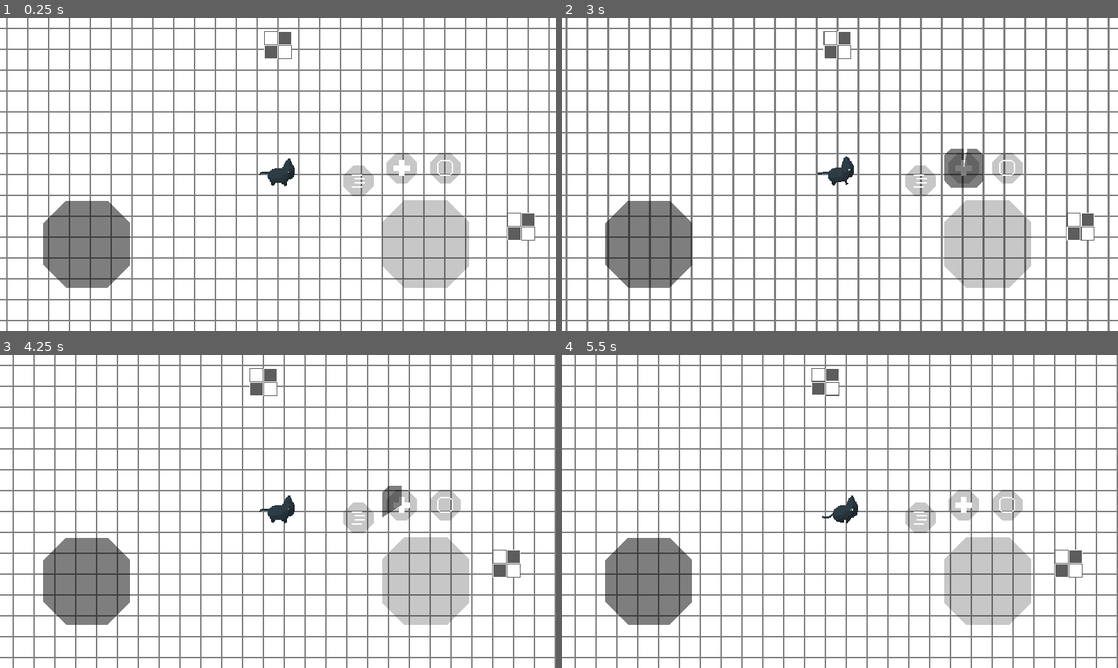
Above: before the commit, frames 1-4 (two rows, left to right).
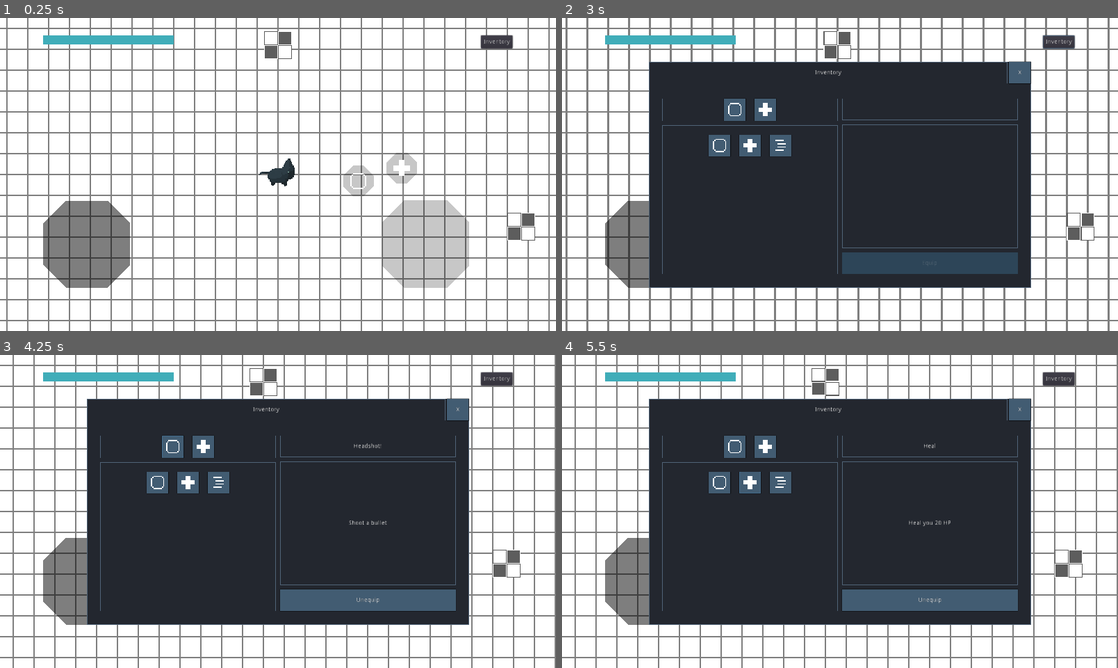
Above: after the commit, the same moments.

Repository: deerformera/neruka
Game: Godot game, scene res://worlds/world.tscn
Same seed, same stepped clock (60 frames per second), same inputs: the game is played once before the commit and once after it.
Inputs (mouse positions are in pixels of both pictures, inside the frame that each line leads up to):
- Up to frame 1 (0.25 s): no input
- Up to frame 2 (3 s): click (1056, 43) at 0.5 s, where only the run after the commit has a clickable "Inventory"; click (1017, 74) at 1.25 s, where only the run after the commit has a clickable "X"; click (650, 243) at 2 s; tap Enter at 2.75 s; move the mouse to (962, 158) at 2.77 s; hold D (n_right) from 2.78 s (still down); hold Space (n_attack) from 2.78 s (still down); click (962, 158) at 2.92 s
- Up to frame 3 (4.25 s): release D (n_right) at 3.5 s; release Space (n_attack) at 3.5 s; click (172, 445) at 3.52 s
- Up to frame 4 (5.5 s): click (767, 445) at 4.27 s; click (751, 483) at 5.02 s

The runs differ from the first frame. In frame 1, 1.4% of the frame differs, in the area x 7-93%, y 5-55%; in frame 2, 50%; in frame 3, 50%; in frame 4, 50%, in the area x 7-93%, y 5-87%.

Commit message:
inventory system

Diff:
--- a/assets/scenes/forge_item.tscn
+++ /dev/null
@@ -1,24 +0,0 @@
-[gd_scene format=2]
-
-[node name="Item" type="Button"]
-margin_right = 12.0
-margin_bottom = 20.0
-rect_min_size = Vector2( 64, 64 )
-
-[node name="VB" type="VBoxContainer" parent="."]
-anchor_right = 1.0
-anchor_bottom = 1.0
-custom_constants/separation = 0
-
-[node name="TextureRect" type="TextureRect" parent="VB"]
-margin_right = 64.0
-margin_bottom = 48.0
-rect_min_size = Vector2( 48, 48 )
-
-[node name="Label" type="Label" parent="VB"]
-margin_top = 48.0
-margin_right = 64.0
-margin_bottom = 62.0
-text = "null"
-align = 1
-valign = 1
--- a/characters/cat/abilities.gd
+++ b/characters/cat/abilities.gd
@@ -5,7 +5,7 @@
     abilities_changed()
 
 func abilities_changed():
-    for i in get_children(): i.queue_free()
+    for i in get_children(): i.free()
 
     var abilities = Utils.get_abilities_nodes()
     for i in abilities.size():
--- /dev/null
+++ b/characters/cat/ability_button.tscn
@@ -0,0 +1,43 @@
+[gd_scene load_steps=4 format=2]
+
+[ext_resource path="res://proto/proto-panel.tres" type="StyleBox" id=1]
+[ext_resource path="res://proto/proto-cooldown.png" type="Texture" id=2]
+
+[sub_resource type="RectangleShape2D" id=1]
+extents = Vector2( 45, 45 )
+
+[node name="AbilityButton" type="Panel"]
+margin_top = 30.0
+margin_right = 90.0
+margin_bottom = 120.0
+rect_min_size = Vector2( 90, 90 )
+size_flags_horizontal = 0
+size_flags_vertical = 8
+custom_styles/panel = ExtResource( 1 )
+
+[node name="Touch" type="TouchScreenButton" parent="."]
+shape = SubResource( 1 )
+shape_visible = false
+
+[node name="M" type="MarginContainer" parent="."]
+anchor_right = 1.0
+anchor_bottom = 1.0
+custom_constants/margin_right = 20
+custom_constants/margin_top = 20
+custom_constants/margin_left = 20
+custom_constants/margin_bottom = 20
+
+[node name="Rect" type="TextureRect" parent="M"]
+margin_left = 20.0
+margin_top = 20.0
+margin_right = 70.0
+margin_bottom = 70.0
+expand = true
+
+[node name="Prog" type="TextureProgress" parent="."]
+anchor_right = 1.0
+anchor_bottom = 1.0
+max_value = 10.0
+step = 0.1
+texture_progress = ExtResource( 2 )
+fill_mode = 5
--- a/characters/cat/cat.gd
+++ b/characters/cat/cat.gd
@@ -1,6 +1,7 @@
 extends Character
 
 signal attack
+signal health_changed
 
 var android = false
 
@@ -46,6 +47,7 @@
             if animnode == "normal" or animnode == "attack2": animstate.travel("attack1")
             if animnode == "attack1": animstate.travel("attack2")
 
+
 func attack():
     emit_signal("attack")
     yield(get_tree().create_timer(0.3), "timeout")
@@ -63,6 +65,8 @@
 
 func damaged(damage: int):
     self.health -= damage
+    animstate.travel("hurt")
+    emit_signal("health_changed")
     if self.health <= 0: print("die")
 
 func die(): pass
@@ -70,3 +74,4 @@
 func heal(val: int):
     var base = Utils.get_base()
     self.health = clamp(self.health + val, 0, base.health)
+    emit_signal("health_changed")
--- a/characters/cat/cat.tscn
+++ b/characters/cat/cat.tscn
@@ -1802,7 +1802,7 @@
 texture = ExtResource( 1 )
 hframes = 10
 vframes = 56
-frame = 249
+frame = 245
 
 [node name="DashSprite" type="Sprite" parent="."]
 visible = false
@@ -1900,5 +1900,4 @@
 script = ExtResource( 5 )
 
 [node name="HUD" parent="." instance=ExtResource( 6 )]
-process_priority = 1
 layer = 1
--- a/characters/cat/hud.gd
+++ b/characters/cat/hud.gd
@@ -3,17 +3,30 @@
 signal ability
 
 onready var cat = owner
+onready var joystick = $Margin/VBox/Bot/Joystick
 
-onready var joystick = $Margin/VBox/Bot/Joystick
+var inventory = preload("res://characters/cat/tabs/inventory.tscn")
+var item = preload("res://characters/cat/ability_button.tscn")
 
 var center: Vector2
 
 func _ready():
-    self.connect("ability", self, "ability")
+    Utils.connect("abilities_changed", self, "set_button")
+    $Margin/VBox/Top/Inventory.connect("pressed", self, "inventory")
+
     set_button()
+
+    var health = Utils.get_base().health
+    $Margin/VBox/Top/ProgressBar.max_value = health
+    $Margin/VBox/Top/ProgressBar.value = health
+
+    cat.connect("health_changed", self, "set_health")
 
 func _input(event):
     joystick(event)
+
+func inventory():
+    get_parent().add_child(inventory.instance())
 
 func joystick(event):
     if event is InputEventScreenDrag && joystick.pressed:
@@ -27,19 +40,20 @@
 
 func set_button():
     var abilities_button = $Margin/VBox/Bot/VBox/AbilitiesButtons
-    var nodes = Utils.get_abilities_nodes()
-
     for child in abilities_button.get_children(): child.hide()
 
     for i in Utils.current_abilities.size():
         var ability_button = abilities_button.get_child(i)
+
         ability_button.show()
-        (ability_button.get_node("M/Rect") as TextureRect).texture = load("res://assets/abilities/"+str(Utils.current_abilities[i])+".png")
-        $"../Abilities".get_child(i).connect("ability", self, "ability", [i])
+        ability_button.get_node("M/Rect").texture = load("res://assets/abilities/" + str(Utils.current_abilities[i]) + ".png")
         ability_button.get_node("Touch").action = "n_ability" + str(i)
+        $"../Abilities".get_child(i).connect("ability", self, "ability", [i, $"../Abilities".get_child(i).cooldown])
 
-func ability(index):
+func ability(index, time):
     var button = $Margin/VBox/Bot/VBox/AbilitiesButtons.get_child(index)
-    var ability = get_parent().get_node("Abilities").get_child(index)
     button.get_node("Prog").value = 10
-    create_tween().tween_property(button.get_node("Prog"), "value", 0.0, ability.cooldown_timer.wait_time)
+    create_tween().tween_property(button.get_node("Prog"), "value", 0.0, time)
+
+func set_health():
+    $Margin/VBox/Top/ProgressBar.value = get_parent().health
--- a/characters/cat/hud.tscn
+++ b/characters/cat/hud.tscn
@@ -1,16 +1,18 @@
 [gd_scene load_steps=9 format=2]
 
-[ext_resource path="res://proto/proto-panel.tres" type="StyleBox" id=1]
+[ext_resource path="res://characters/cat/ability_button.tscn" type="PackedScene" id=1]
 [ext_resource path="res://proto/proto-analog.png" type="Texture" id=2]
 [ext_resource path="res://characters/cat/hud.gd" type="Script" id=3]
-[ext_resource path="res://proto/proto-cooldown.png" type="Texture" id=4]
+
+[sub_resource type="StyleBoxFlat" id=6]
+bg_color = Color( 0.254902, 0.682353, 0.729412, 1 )
+
+[sub_resource type="StyleBoxFlat" id=7]
+bg_color = Color( 0.164706, 0.262745, 0.294118, 1 )
 
 [sub_resource type="StyleBoxTexture" id=3]
 texture = ExtResource( 2 )
 region_rect = Rect2( 0, 0, 144, 144 )
-
-[sub_resource type="RectangleShape2D" id=1]
-extents = Vector2( 45, 45 )
 
 [sub_resource type="StyleBoxFlat" id=4]
 bg_color = Color( 0, 0, 0, 0.215686 )
@@ -24,6 +26,7 @@
 extents = Vector2( 100, 100 )
 
 [node name="HUD" type="CanvasLayer"]
+process_priority = 1
 layer = 2
 script = ExtResource( 3 )
 
@@ -46,6 +49,25 @@
 margin_right = 1080.0
 margin_bottom = 50.0
 rect_min_size = Vector2( 0, 50 )
+
+[node name="ProgressBar" type="ProgressBar" parent="Margin/VBox/Top"]
+margin_right = 300.0
+margin_bottom = 20.0
+rect_min_size = Vector2( 300, 20 )
+custom_styles/fg = SubResource( 6 )
+custom_styles/bg = SubResource( 7 )
+max_value = 10.0
+value = 5.0
+percent_visible = false
+
+[node name="Inventory" type="Button" parent="Margin/VBox/Top"]
+margin_left = 1007.0
+margin_right = 1080.0
+margin_bottom = 30.0
+rect_min_size = Vector2( 50, 30 )
+size_flags_horizontal = 10
+size_flags_vertical = 0
+text = "Inventory"
 
 [node name="Bot" type="HBoxContainer" parent="Margin/VBox"]
 margin_top = 260.0
@@ -84,150 +106,25 @@
 mouse_filter = 2
 custom_constants/separation = 10
 
-[node name="Button0" type="Panel" parent="Margin/VBox/Bot/VBox/AbilitiesButtons"]
-margin_top = 30.0
-margin_right = 90.0
-margin_bottom = 120.0
-rect_min_size = Vector2( 90, 90 )
-size_flags_horizontal = 0
-size_flags_vertical = 8
-custom_styles/panel = ExtResource( 1 )
+[node name="Button0" parent="Margin/VBox/Bot/VBox/AbilitiesButtons" instance=ExtResource( 1 )]
 
-[node name="Touch" type="TouchScreenButton" parent="Margin/VBox/Bot/VBox/AbilitiesButtons/Button0"]
-shape = SubResource( 1 )
-shape_visible = false
-
-[node name="M" type="MarginContainer" parent="Margin/VBox/Bot/VBox/AbilitiesButtons/Button0"]
-anchor_right = 1.0
-anchor_bottom = 1.0
-custom_constants/margin_right = 20
-custom_constants/margin_top = 20
-custom_constants/margin_left = 20
-custom_constants/margin_bottom = 20
-
-[node name="Rect" type="TextureRect" parent="Margin/VBox/Bot/VBox/AbilitiesButtons/Button0/M"]
-margin_left = 20.0
-margin_top = 20.0
-margin_right = 70.0
-margin_bottom = 70.0
-expand = true
-
-[node name="Prog" type="TextureProgress" parent="Margin/VBox/Bot/VBox/AbilitiesButtons/Button0"]
-anchor_right = 1.0
-anchor_bottom = 1.0
-max_value = 10.0
-step = 0.1
-texture_progress = ExtResource( 4 )
-fill_mode = 5
-
-[node name="Button1" type="Panel" parent="Margin/VBox/Bot/VBox/AbilitiesButtons"]
+[node name="Button1" parent="Margin/VBox/Bot/VBox/AbilitiesButtons" instance=ExtResource( 1 )]
 margin_left = 100.0
+margin_top = 0.0
 margin_right = 190.0
 margin_bottom = 90.0
-rect_min_size = Vector2( 90, 90 )
-size_flags_horizontal = 0
 size_flags_vertical = 0
-custom_styles/panel = ExtResource( 1 )
 
-[node name="Touch" type="TouchScreenButton" parent="Margin/VBox/Bot/VBox/AbilitiesButtons/Button1"]
-shape = SubResource( 1 )
-shape_visible = false
-
-[node name="M" type="MarginContainer" parent="Margin/VBox/Bot/VBox/AbilitiesButtons/Button1"]
-anchor_right = 1.0
-anchor_bottom = 1.0
-custom_constants/margin_right = 20
-custom_constants/margin_top = 20
-custom_constants/margin_left = 20
-custom_constants/margin_bottom = 20
-
-[node name="Rect" type="TextureRect" parent="Margin/VBox/Bot/VBox/AbilitiesButtons/Button1/M"]
-margin_left = 20.0
-margin_top = 20.0
-margin_right = 70.0
-margin_bottom = 70.0
-expand = true
-
-[node name="Prog" type="TextureProgress" parent="Margin/VBox/Bot/VBox/AbilitiesButtons/Button1"]
-anchor_right = 1.0
-anchor_bottom = 1.0
-max_value = 10.0
-step = 0.1
-texture_progress = ExtResource( 4 )
-fill_mode = 5
-
-[node name="Button2" type="Panel" parent="Margin/VBox/Bot/VBox/AbilitiesButtons"]
+[node name="Button2" parent="Margin/VBox/Bot/VBox/AbilitiesButtons" instance=ExtResource( 1 )]
 margin_left = 200.0
+margin_top = 0.0
 margin_right = 290.0
 margin_bottom = 90.0
-rect_min_size = Vector2( 90, 90 )
-size_flags_horizontal = 0
 size_flags_vertical = 0
-custom_styles/panel = ExtResource( 1 )
 
-[node name="Touch" type="TouchScreenButton" parent="Margin/VBox/Bot/VBox/AbilitiesButtons/Button2"]
-shape = SubResource( 1 )
-shape_visible = false
-
-[node name="M" type="MarginContainer" parent="Margin/VBox/Bot/VBox/AbilitiesButtons/Button2"]
-anchor_right = 1.0
-anchor_bottom = 1.0
-custom_constants/margin_right = 20
-custom_constants/margin_top = 20
-custom_constants/margin_left = 20
-custom_constants/margin_bottom = 20
-
-[node name="Rect" type="TextureRect" parent="Margin/VBox/Bot/VBox/AbilitiesButtons/Button2/M"]
-margin_left = 20.0
-margin_top = 20.0
-margin_right = 70.0
-margin_bottom = 70.0
-expand = true
-
-[node name="Prog" type="TextureProgress" parent="Margin/VBox/Bot/VBox/AbilitiesButtons/Button2"]
-anchor_right = 1.0
-anchor_bottom = 1.0
-max_value = 10.0
-step = 0.1
-texture_progress = ExtResource( 4 )
-fill_mode = 5
-
-[node name="Button3" type="Panel" parent="Margin/VBox/Bot/VBox/AbilitiesButtons"]
+[node name="Button3" parent="Margin/VBox/Bot/VBox/AbilitiesButtons" instance=ExtResource( 1 )]
 margin_left = 300.0
-margin_top = 30.0
 margin_right = 390.0
-margin_bottom = 120.0
-rect_min_size = Vector2( 90, 90 )
-size_flags_horizontal = 0
-size_flags_vertical = 8
-custom_styles/panel = ExtResource( 1 )
-
-[node name="Touch" type="TouchScreenButton" parent="Margin/VBox/Bot/VBox/AbilitiesButtons/Button3"]
-shape = SubResource( 1 )
-shape_visible = false
-
-[node name="M" type="MarginContainer" parent="Margin/VBox/Bot/VBox/AbilitiesButtons/Button3"]
-anchor_right = 1.0
-anchor_bottom = 1.0
-custom_constants/margin_right = 20
-custom_constants/margin_top = 20
-custom_constants/margin_left = 20
-custom_constants/margin_bottom = 20
-
-[node name="Rect" type="TextureRect" parent="Margin/VBox/Bot/VBox/AbilitiesButtons/Button3/M"]
-margin_left = 20.0
-margin_top = 20.0
-margin_right = 70.0
-margin_bottom = 70.0
-expand = true
-
-[node name="Prog" type="TextureProgress" parent="Margin/VBox/Bot/VBox/AbilitiesButtons/Button3"]
-anchor_right = 1.0
-anchor_bottom = 1.0
-max_value = 10.0
-step = 0.1
-texture_progress = ExtResource( 4 )
-fill_mode = 5
 
 [node name="AttackButton" type="Panel" parent="Margin/VBox/Bot/VBox"]
 margin_left = 100.0
--- a/characters/cat/forge.gd
+++ b/characters/cat/tabs/forge.gd
@@ -1,6 +1,6 @@
 extends CanvasLayer
 
-var item = preload("res://assets/scenes/forge_item.tscn")
+var item = preload("res://characters/cat/tabs/forge_item.tscn")
 
 var selected: int
 
@@ -19,7 +19,8 @@
     for i in Utils.knowledges.size():
         data.append(Utils.get_ability(Utils.knowledges[i]))
         var item_ins = item.instance()
-        item_ins.get_node("VB/Label").text = str(data[i].price)
+        item_ins.get_node("M/Label").text = str(data[i].price)
+        item_ins.get_node("M/TextureRect").texture = load("res://assets/abilities/"+str(Utils.knowledges[i])+".png")
         item_ins.connect("pressed", self, "item_pressed", [i])
         container.add_child(item_ins)
 
--- a/characters/cat/forge.tscn
+++ b/characters/cat/tabs/forge.tscn
@@ -1,6 +1,6 @@
 [gd_scene load_steps=5 format=2]
 
-[ext_resource path="res://characters/cat/forge.gd" type="Script" id=1]
+[ext_resource path="res://characters/cat/tabs/forge.gd" type="Script" id=1]
 
 [sub_resource type="StyleBoxFlat" id=2]
 bg_color = Color( 0.270588, 0.258824, 0.313726, 1 )
@@ -36,11 +36,11 @@
 
 [node name="HBox" type="HBoxContainer" parent="Margin/Panel/VBox"]
 margin_right = 866.0
-margin_bottom = 64.0
+margin_bottom = 50.0
 
 [node name="Label" type="Label" parent="Margin/Panel/VBox/HBox"]
-margin_right = 798.0
-margin_bottom = 64.0
+margin_right = 812.0
+margin_bottom = 50.0
 size_flags_horizontal = 3
 size_flags_vertical = 3
 text = "Forge"
@@ -48,10 +48,10 @@
 valign = 1
 
 [node name="CloseButton" type="Button" parent="Margin/Panel/VBox/HBox"]
-margin_left = 802.0
+margin_left = 816.0
 margin_right = 866.0
-margin_bottom = 64.0
-rect_min_size = Vector2( 64, 64 )
+margin_bottom = 50.0
+rect_min_size = Vector2( 50, 50 )
 size_flags_horizontal = 8
 size_flags_vertical = 0
 custom_styles/hover = SubResource( 2 )
@@ -60,7 +60,7 @@
 text = "X"
 
 [node name="Margin" type="MarginContainer" parent="Margin/Panel/VBox"]
-margin_top = 68.0
+margin_top = 54.0
 margin_right = 866.0
 margin_bottom = 506.0
 size_flags_vertical = 3
@@ -73,12 +73,12 @@
 margin_left = 30.0
 margin_top = 30.0
 margin_right = 836.0
-margin_bottom = 408.0
+margin_bottom = 422.0
 custom_constants/separation = 10
 
 [node name="Scroll" type="ScrollContainer" parent="Margin/Panel/VBox/Margin/HBox"]
 margin_right = 398.0
-margin_bottom = 378.0
+margin_bottom = 392.0
 size_flags_horizontal = 3
 scroll_horizontal_enabled = false
 
@@ -93,7 +93,7 @@
 [node name="VBox" type="VBoxContainer" parent="Margin/Panel/VBox/Margin/HBox"]
 margin_left = 408.0
 margin_right = 806.0
-margin_bottom = 378.0
+margin_bottom = 392.0
 size_flags_horizontal = 3
 custom_constants/separation = 10
 
@@ -109,24 +109,24 @@
 [node name="Desc" type="Label" parent="Margin/Panel/VBox/Margin/HBox/VBox"]
 margin_top = 60.0
 margin_right = 398.0
-margin_bottom = 184.0
+margin_bottom = 191.0
 size_flags_vertical = 3
 custom_styles/normal = SubResource( 3 )
 align = 1
 valign = 1
 
 [node name="Price" type="Label" parent="Margin/Panel/VBox/Margin/HBox/VBox"]
-margin_top = 194.0
+margin_top = 201.0
 margin_right = 398.0
-margin_bottom = 318.0
+margin_bottom = 332.0
 size_flags_vertical = 3
 custom_styles/normal = SubResource( 3 )
 align = 1
 valign = 1
 
 [node name="ForgeButton" type="Button" parent="Margin/Panel/VBox/Margin/HBox/VBox"]
-margin_top = 328.0
+margin_top = 342.0
 margin_right = 398.0
-margin_bottom = 378.0
+margin_bottom = 392.0
 rect_min_size = Vector2( 0, 50 )
 text = "Forge Knowledge"
--- /dev/null
+++ b/characters/cat/tabs/forge_item.tscn
@@ -0,0 +1,28 @@
+[gd_scene format=2]
+
+[node name="Item" type="Button"]
+margin_right = 12.0
+margin_bottom = 20.0
+rect_min_size = Vector2( 64, 64 )
+focus_mode = 0
+
+[node name="M" type="MarginContainer" parent="."]
+anchor_right = 1.0
+anchor_bottom = 1.0
+mouse_filter = 2
+
+[node name="TextureRect" type="TextureRect" parent="M"]
+margin_right = 64.0
+margin_bottom = 64.0
+rect_min_size = Vector2( 48, 48 )
+mouse_filter = 2
+expand = true
+
+[node name="Label" type="Label" parent="M"]
+margin_top = 50.0
+margin_right = 64.0
+margin_bottom = 64.0
+size_flags_vertical = 8
+text = "null"
+align = 2
+valign = 2
--- /dev/null
+++ b/characters/cat/tabs/inventory.gd
@@ -0,0 +1,63 @@
+extends CanvasLayer
+
+var item = preload("res://characters/cat/tabs/inventory_item.tscn")
+var data: Array
+
+var current: bool
+var selected: int
+
+func _ready():
+    $Margin/Panel/VBox/HBox/CloseButton.connect("pressed", self, "close")
+    $Margin/Panel/VBox/Margin/HBox/Panel/Equip.connect("pressed", self, "equip")
+    set_items()
+
+func set_items():
+    data = Utils.get_abilities()
+    for child in $Margin/Panel/VBox/Margin/HBox/Main/P2/M/S/Grid.get_children(): child.queue_free()
+    for child in $Margin/Panel/VBox/Margin/HBox/Main/P/Currents.get_children(): child.queue_free()
+
+    for i in Utils.current_abilities.size():
+        var item_ins = item.instance()
+        item_ins.get_node("M/TextureRect").texture = load("res://assets/abilities/"+str(Utils.current_abilities[i])+".png")
+        item_ins.connect("pressed", self, "item_pressed", [i, true])
+        $Margin/Panel/VBox/Margin/HBox/Main/P/Currents.add_child(item_ins)
+
+    for i in data.size():
+        var grid = $Margin/Panel/VBox/Margin/HBox/Main/P2/M/S/Grid
+        var item_ins = item.instance()
+        item_ins.get_node("M/TextureRect").texture = load("res://assets/abilities/"+str(Utils.abilities[i])+".png")
+        item_ins.connect("pressed", self, "item_pressed", [i, false])
+        grid.add_child(item_ins)
+
+func item_pressed(index, current):
+    $Margin/Panel/VBox/Margin/HBox/Panel/Equip.disabled = false
+
+    $Margin/Panel/VBox/Margin/HBox/Panel/Name.text = data[index].name
+    $Margin/Panel/VBox/Margin/HBox/Panel/Desc.text = data[index].desc
+
+    self.current = current
+    if current: self.selected = Utils.current_abilities[index]
+    elif !current:
+        if Utils.current_abilities.has(Utils.abilities[index]):
+            self.current = true
+        self.selected = Utils.abilities[index]
+
+    if self.current: $Margin/Panel/VBox/Margin/HBox/Panel/Equip.text = "Unequip"
+    else: $Margin/Panel/VBox/Margin/HBox/Panel/Equip.text = "Equip"
+
+func close(): self.queue_free()
+
+func equip():
+    var currents = Utils.current_abilities
+    if current:
+        var index = currents.find(selected)
+        currents.remove(index)
+    else:
+        if currents.size() >= (Utils.level.mind + 1): return
+        currents.append(selected)
+
+    Utils.set_ability(currents)
+    set_items()
+    $Margin/Panel/VBox/Margin/HBox/Panel/Name.text = ""
+    $Margin/Panel/VBox/Margin/HBox/Panel/Desc.text = ""
+    $Margin/Panel/VBox/Margin/HBox/Panel/Equip.disabled = true
--- /dev/null
+++ b/characters/cat/tabs/inventory.tscn
@@ -0,0 +1,151 @@
+[gd_scene load_steps=3 format=2]
+
+[ext_resource path="res://characters/cat/tabs/inventory.gd" type="Script" id=1]
+[ext_resource path="res://default.tres" type="Theme" id=2]
+
+[node name="Inventory" type="CanvasLayer"]
+script = ExtResource( 1 )
+
+[node name="Margin" type="MarginContainer" parent="."]
+anchor_right = 1.0
+anchor_bottom = 1.0
+theme = ExtResource( 2 )
+custom_constants/margin_right = 200
+custom_constants/margin_top = 100
+custom_constants/margin_left = 200
+custom_constants/margin_bottom = 100
+
+[node name="Panel" type="PanelContainer" parent="Margin"]
+margin_left = 200.0
+margin_top = 100.0
+margin_right = 1080.0
+margin_bottom = 620.0
+
+[node name="VBox" type="VBoxContainer" parent="Margin/Panel"]
+margin_left = 1.0
+margin_top = 1.0
+margin_right = 879.0
+margin_bottom = 519.0
+
+[node name="HBox" type="HBoxContainer" parent="Margin/Panel/VBox"]
+margin_right = 878.0
+margin_bottom = 50.0
+
+[node name="Label" type="Label" parent="Margin/Panel/VBox/HBox"]
+margin_right = 824.0
+margin_bottom = 50.0
+size_flags_horizontal = 3
+size_flags_vertical = 3
+text = "Inventory"
+align = 1
+valign = 1
+
+[node name="CloseButton" type="Button" parent="Margin/Panel/VBox/HBox"]
+margin_left = 828.0
+margin_right = 878.0
+margin_bottom = 50.0
+rect_min_size = Vector2( 50, 50 )
+focus_mode = 0
+size_flags_horizontal = 8
+size_flags_vertical = 0
+text = "X"
+
+[node name="Margin" type="MarginContainer" parent="Margin/Panel/VBox"]
+margin_top = 54.0
+margin_right = 878.0
+margin_bottom = 518.0
+size_flags_vertical = 3
+custom_constants/margin_right = 30
+custom_constants/margin_top = 30
+custom_constants/margin_left = 30
+custom_constants/margin_bottom = 30
+
+[node name="HBox" type="HBoxContainer" parent="Margin/Panel/VBox/Margin"]
+margin_left = 30.0
+margin_top = 30.0
+margin_right = 848.0
+margin_bottom = 434.0
+custom_constants/separation = 10
+
+[node name="Main" type="VBoxContainer" parent="Margin/Panel/VBox/Margin/HBox"]
+margin_right = 404.0
+margin_bottom = 404.0
+size_flags_horizontal = 3
+custom_constants/separation = 10
+
+[node name="P" type="PanelContainer" parent="Margin/Panel/VBox/Margin/HBox/Main"]
+margin_right = 404.0
+margin_bottom = 52.0
+
+[node name="Currents" type="HBoxContainer" parent="Margin/Panel/VBox/Margin/HBox/Main/P"]
+margin_left = 1.0
+margin_top = 1.0
+margin_right = 403.0
+margin_bottom = 51.0
+rect_min_size = Vector2( 0, 50 )
+custom_constants/separation = 20
+alignment = 1
+
+[node name="P2" type="PanelContainer" parent="Margin/Panel/VBox/Margin/HBox/Main"]
+margin_top = 62.0
+margin_right = 404.0
+margin_bottom = 404.0
+size_flags_horizontal = 7
+size_flags_vertical = 3
+
+[node name="M" type="MarginContainer" parent="Margin/Panel/VBox/Margin/HBox/Main/P2"]
+margin_left = 1.0
+margin_top = 1.0
+margin_right = 403.0
+margin_bottom = 341.0
+custom_constants/margin_top = 20
+custom_constants/margin_bottom = 20
+
+[node name="S" type="ScrollContainer" parent="Margin/Panel/VBox/Margin/HBox/Main/P2/M"]
+margin_top = 20.0
+margin_right = 402.0
+margin_bottom = 320.0
+scroll_horizontal_enabled = false
+
+[node name="Grid" type="GridContainer" parent="Margin/Panel/VBox/Margin/HBox/Main/P2/M/S"]
+margin_left = 201.0
+margin_right = 201.0
+margin_bottom = 300.0
+rect_min_size = Vector2( 0, 50 )
+size_flags_horizontal = 6
+size_flags_vertical = 3
+custom_constants/vseparation = 20
+custom_constants/hseparation = 20
+columns = 4
+
+[node name="Panel" type="VBoxContainer" parent="Margin/Panel/VBox/Margin/HBox"]
+margin_left = 414.0
+margin_right = 818.0
+margin_bottom = 404.0
+size_flags_horizontal = 3
+custom_constants/separation = 10
+
+[node name="Name" type="Label" parent="Margin/Panel/VBox/Margin/HBox/Panel"]
+margin_right = 404.0
+margin_bottom = 50.0
+rect_min_size = Vector2( 0, 50 )
+size_flags_vertical = 0
+align = 1
+valign = 1
+
+[node name="Desc" type="Label" parent="Margin/Panel/VBox/Margin/HBox/Panel"]
+margin_top = 60.0
+margin_right = 404.0
+margin_bottom = 344.0
+size_flags_vertical = 3
+align = 1
+valign = 1
+
+[node name="Equip" type="Button" parent="Margin/Panel/VBox/Margin/HBox/Panel"]
+margin_top = 354.0
+margin_right = 404.0
+margin_bottom = 404.0
+rect_min_size = Vector2( 0, 50 )
+focus_mode = 0
+disabled = true
+text = "Equip"
--- /dev/null
+++ b/characters/cat/tabs/inventory_item.tscn
@@ -0,0 +1,23 @@
+[gd_scene format=2]
+
+[node name="Button" type="Button"]
+margin_right = 12.0
+margin_bottom = 20.0
+rect_min_size = Vector2( 50, 50 )
+
+[node name="M" type="MarginContainer" parent="."]
+anchor_right = 1.0
+anchor_bottom = 1.0
+mouse_filter = 2
+custom_constants/margin_right = 5
+custom_constants/margin_top = 5
+custom_constants/margin_left = 5
+custom_constants/margin_bottom = 5
+
+[node name="TextureRect" type="TextureRect" parent="M"]
+margin_left = 5.0
+margin_top = 5.0
+margin_right = 45.0
+margin_bottom = 45.0
+mouse_filter = 2
+expand = true
--- a/characters/cat/levelup.gd
+++ b/characters/cat/tabs/levelup.gd
@@ -1,6 +1,6 @@
 extends CanvasLayer
 
-var item = preload("res://assets/scenes/levelup_item.tscn")
+var item = preload("res://characters/cat/tabs/levelup_item.tscn")
 
 var level: Dictionary
 
--- a/characters/cat/levelup.tscn
+++ b/characters/cat/tabs/levelup.tscn
@@ -1,6 +1,6 @@
 [gd_scene load_steps=4 format=2]
 
-[ext_resource path="res://characters/cat/levelup.gd" type="Script" id=1]
+[ext_resource path="res://characters/cat/tabs/levelup.gd" type="Script" id=1]
 
 [sub_resource type="StyleBoxFlat" id=2]
 bg_color = Color( 0.270588, 0.258824, 0.313726, 1 )
--- a/characters/cat/utils.gd
+++ b/characters/cat/utils.gd
@@ -15,9 +15,9 @@
 var orbs: int = 7
 
 var abilities_data: Array
-var abilities: Array
-var current_abilities: Array = [2,1,0]
-var knowledges: Array = [1,2,0]
+var abilities: Array = [0,1,2]
+var current_abilities: Array = [0,1]
+var knowledges: Array
 
 func _ready():
     var f = File.new()
--- a/default.tres
+++ b/default.tres
@@ -27,6 +27,7 @@
 Button/styles/hover = SubResource( 2 )
 Button/styles/normal = SubResource( 2 )
 Button/styles/pressed = SubResource( 3 )
+Label/styles/normal = SubResource( 4 )
 Panel/styles/panel = SubResource( 4 )
 PanelContainer/styles/panel = SubResource( 4 )
 ProgressBar/styles/bg = SubResource( 5 )
Renamed: assets/scenes/levelup_item.tscn -> characters/cat/tabs/levelup_item.tscn
